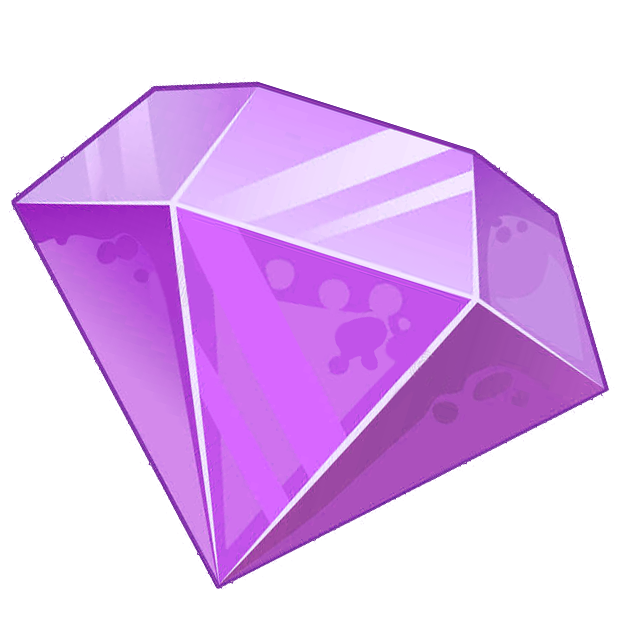
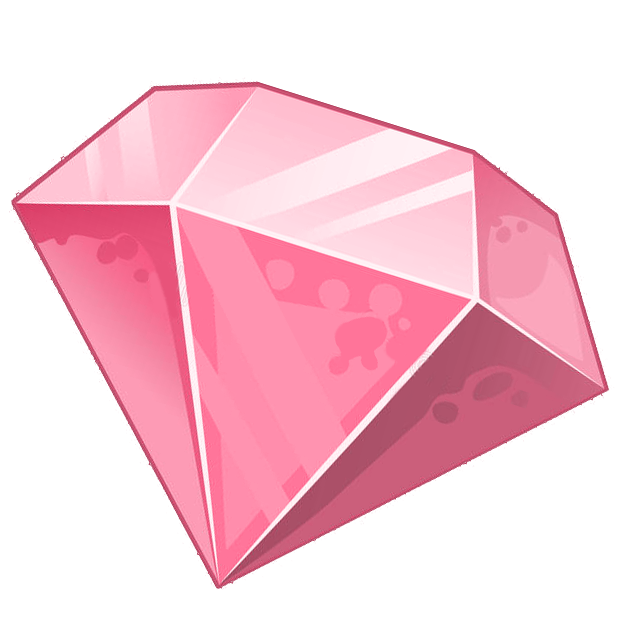
Two versions of the same layered image (632×632). Layer-by-layer changes:
added layer "Calque 2" (hue) above "Calque 1" over [9, 77, 614, 590]
